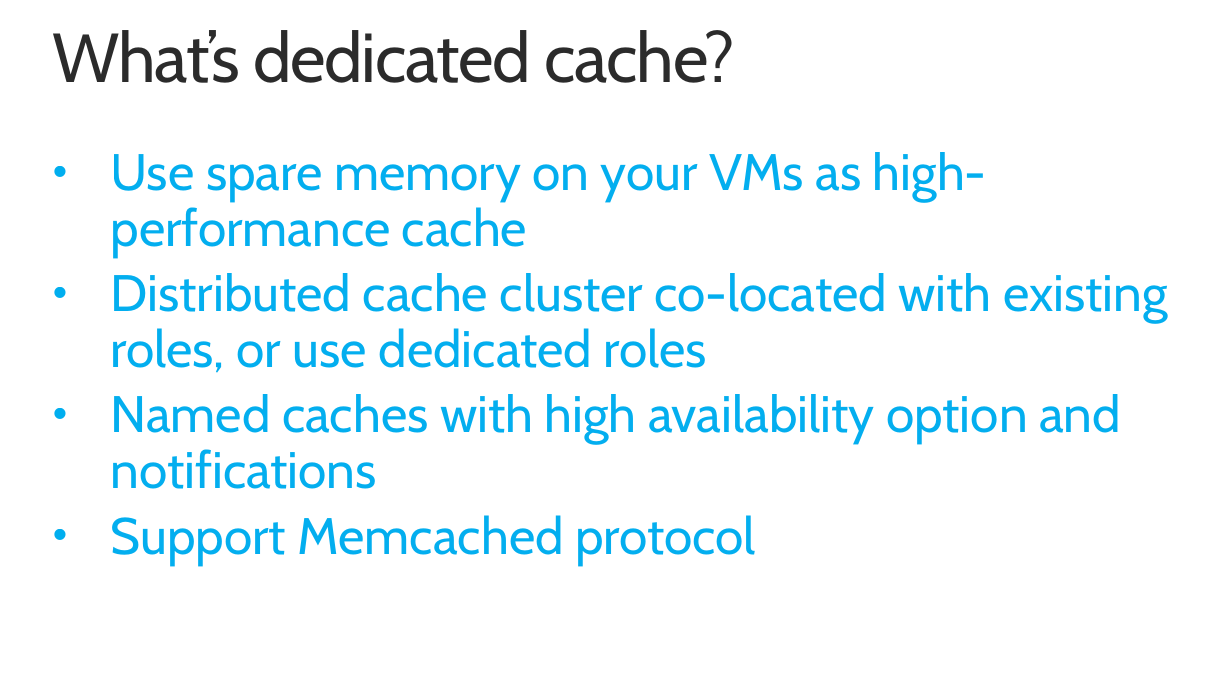
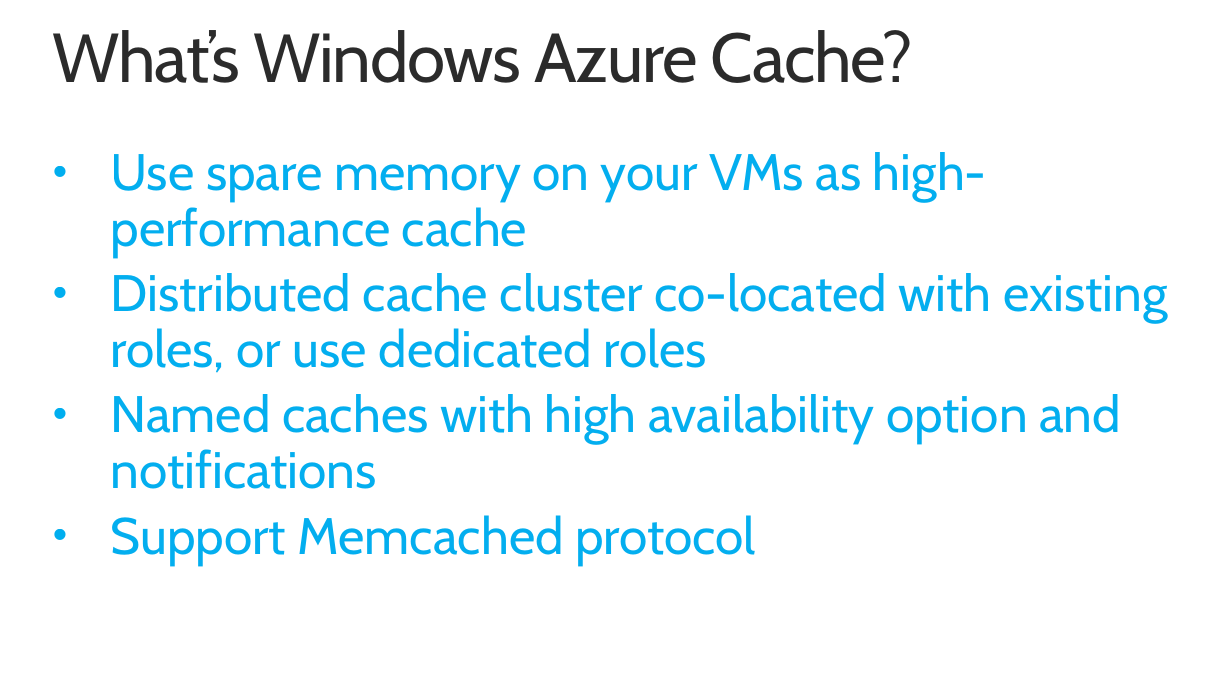
Before and after one commit to HaishiBai/PRESENTATION-ScalableGlobalAndHighlyAvailableApps, a slide deck: slide 23 of BuildingScalableGlobalAndHighlyAvailableWebApps.pptx. Drawn at 1232x693 pixels with LibreOffice and Linux fonts; fonts in the diff are those of the drawing. Boxes give left, top, right and bottom in pixels: in the first picture for what was removed or moved away, otherwise in the second. Text is boxed around its words. In the diff, an @@ line names an element or a change of style, - is before the commit and + after.

```diff
--- a/BuildingScalableGlobalAndHighlyAvailableWebApps.pptx
+++ b/BuildingScalableGlobalAndHighlyAvailableWebApps.pptx
@@ title at (52,30,913,83): text changed @@
-What’s dedicated cache?
+What’s Windows Azure Cache?
```
Also in this commit, not shown: 1 other slide changed.
